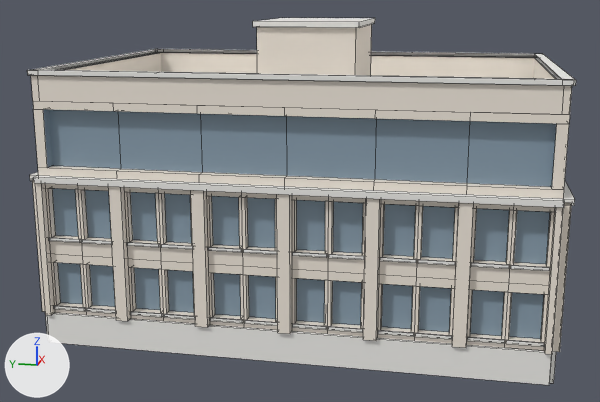
An edit to the FBX model Assets/Models/Buildings/Shopping_Medical_2.fbx, drawn before and after from the same camera.
Camera for both pictures: a 50 mm camera at (-40.1, -7.2, 14.5) aimed at (-0.6, 0.7, 4.6). Lighting does not change. The marker at lower left points along +X, +Y and +Z. The first picture is the older version. Mesh edges are drawn as thin lines. Where no turn or scale is listed for an object, it has been applied to the vertices. Vertices at exactly the same position are counted once.

Names of what the first picture shows: 'Shopping_Medical_2'.
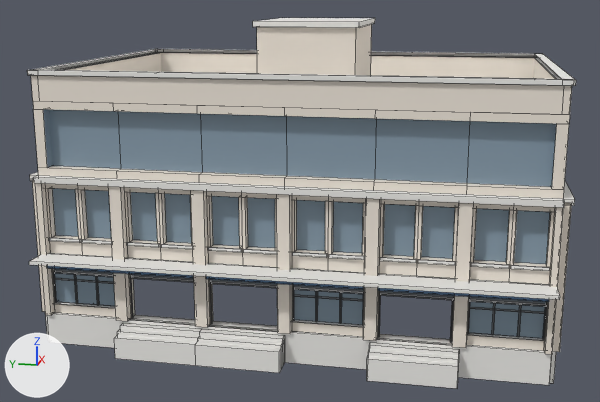
The change, as a list of edits to the scene's bpy script:
```text
Add mat_sign_board:
    mat_sign_board = principled_material('Sign_Board')
    mat_sign_board.base_color = (0.1, 0.22, 0.42)  # blue #5981ad
    mat_sign_board.roughness = 0.8
Add mat_metal:
    mat_metal = principled_material('Metal')
    mat_metal.base_color = (0.22, 0.23, 0.24)  # grey #818486
    mat_metal.roughness = 0.8
Change me_shopping_medical_2:
    used by ob_shopping_medical_2; location = (0.0, 0.0, 0.0)
    remove me_shopping_medical_2.from_pydata(...)  # 1956 vertices, 1400 faces; spans x -7.9..7.9, y -11.4..11.4, z -0.8..13.4
    add me_shopping_medical_2.from_pydata(...)  # 2135 vertices, 1431 faces; spans x -8.9..8.7, y -11.4..11.4, z -0.8..13.4
    me_shopping_medical_2 part 1: the loose piece of 8 vertices spanning x -7.6..-7.5, y 7.7..9.1, z 0.8..0.9 is scaled about its middle by (0.417, 2.08, 0.5), then moved by (0.2, 0.8, 1.3), in mat_metal (grey #818486)
    me_shopping_medical_2 part 2: the loose piece of 8 vertices spanning x -7.6..-7.5, y -1.8..-0.3, z 0.8..1.0 is scaled about its middle by (0.417, 2.08, 0.5), then moved by (0.2, -0.8, 1.3), in mat_metal (grey #818486)
    me_shopping_medical_2 part 3: the loose piece of 8 vertices spanning x -7.6..-7.5, y -9.1..-7.7, z 0.8..1.0 is scaled about its middle by (0.417, 2.08, 0.5), then moved by (0.2, -0.8, 1.3), in mat_metal (grey #818486)
    me_shopping_medical_2 part 4: the loose piece of 8 vertices spanning x -7.6..-7.5, y 0.3..1.8, z 0.8..0.9 is scaled about its middle by (11.3, 14.9, 1.17), then moved by (-0.6, -1.1, 2.5)
    me_shopping_medical_2 part 5: the loose piece of 8 vertices spanning x -7.6..-7.5, y 5.5..7.0, z 0.8..0.9 is scaled about its middle by (0.833, 4.57, 3.75), then moved by (-0.3, 1.1, 2.2), in mat_sign_board (blue #5981ad)
    me_shopping_medical_2 part 6: the loose piece of 8 vertices spanning x -7.6..-7.5, y 1.9..3.3, z 0.8..0.9 is scaled about its middle by (0.833, 4.57, 3.75), then moved by (-0.3, -2.6, 2.2), in mat_sign_board (blue #5981ad)
    me_shopping_medical_2 part 7: the loose piece of 8 vertices spanning x -7.6..-7.5, y -7.0..-5.5, z 0.8..1.0 is scaled about its middle by (0.833, 4.57, 3.75), then moved by (-0.3, -1.1, 2.2), in mat_sign_board (blue #5981ad)
    me_shopping_medical_2 part 8: 7 loose pieces with 56 vertices, spanning x -7.6..7.6, y -10.7..10.7, z 0.8..1.0, are deleted
    me_shopping_medical_2 part 9: 124 vertices removed from x -7.5..-7.2, y -10.6..10.6, z 0.6..3.0; 326 vertices added at x -8.7..-7.1, y -10.8..10.8, z -0.8..3.4
    other edits to the shape of me_shopping_medical_2 do not show in these pictures
    add me_shopping_medical_2.materials.append(mat_metal)  # grey #818486
    add me_shopping_medical_2.materials.append(mat_sign_board)  # blue #5981ad
```

Changed parts and their boxes [x1, y1, x2, y2] in the pictures (600 x 402 px; the box of a moved part takes in the faces that stretch with it):
'Shopping_Medical_2', reshaped: before [27, 18, 576, 385]; after [27, 18, 576, 389]
part 1 of me_shopping_medical_2, moved or reshaped: before [86, 308, 116, 314]; after [55, 278, 114, 284]
part 2 of me_shopping_medical_2, moved or reshaped: before [292, 324, 327, 330]; after [294, 295, 363, 301]
part 3 of me_shopping_medical_2, moved or reshaped: before [467, 337, 505, 343]; after [470, 307, 545, 314]
part 4 of me_shopping_medical_2, moved or reshaped: before [244, 320, 277, 326]; after [29, 253, 560, 300]
part 5 of me_shopping_medical_2, moved or reshaped: before [130, 311, 163, 317]; after [47, 266, 193, 278]
part 6 of me_shopping_medical_2, moved or reshaped: before [210, 317, 243, 323]; after [206, 276, 364, 290]
part 7 of me_shopping_medical_2, moved or reshaped: before [415, 333, 452, 339]; after [378, 288, 549, 302]
part 8 of me_shopping_medical_2, deleted: before [54, 305, 544, 347]
part 9 of me_shopping_medical_2, built on: before [50, 254, 549, 351]; after [41, 183, 556, 389]
